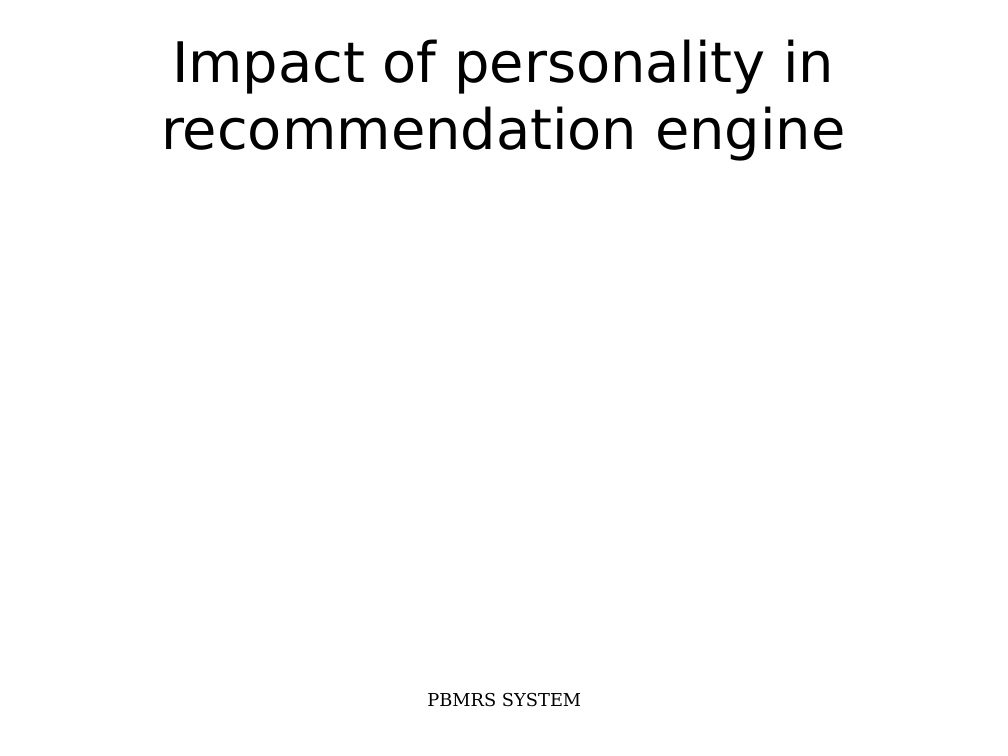
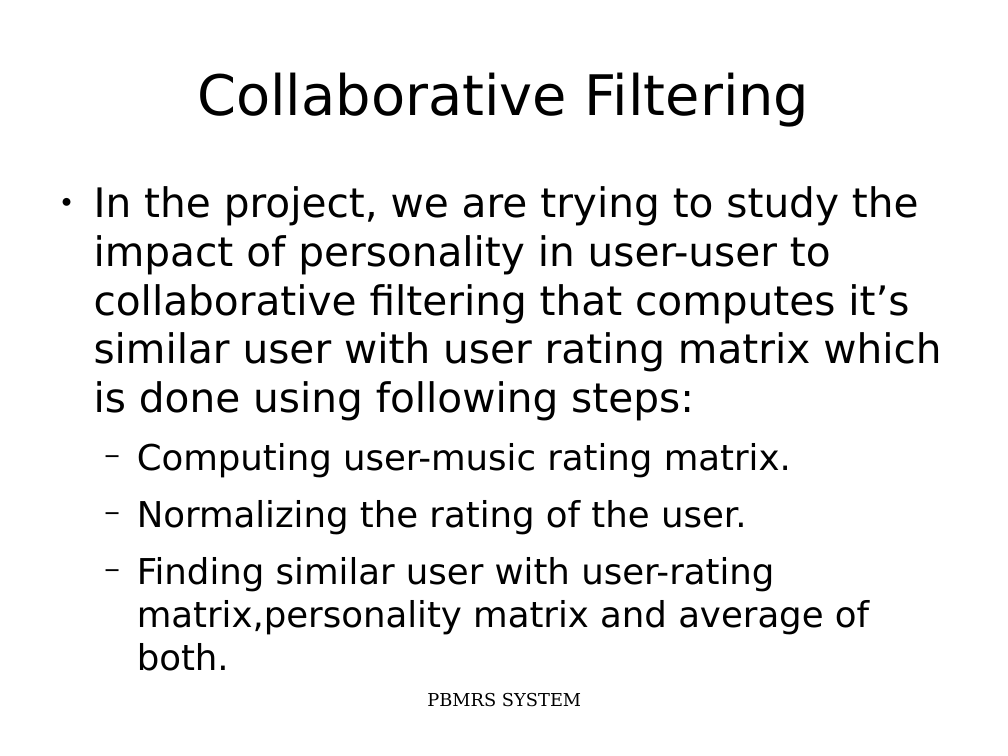
Before and after one commit to nbnbhattarai/ReportCollection, a slide deck: slide 8 of major_project_report/majorProjectSlides.odp (slide 9 before the commit). Drawn at 1008x756 pixels with LibreOffice and Linux fonts; fonts in the diff are those of the drawing. Boxes give left, top, right and bottom in pixels: in the first picture for what was removed or moved away, otherwise in the second. Text is boxed around its words. In the diff, an @@ line names an element or a change of style, - is before the commit and + after.

```diff
--- a/major_project_report/majorProjectSlides.odp
+++ b/major_project_report/majorProjectSlides.odp
@@ title at (197,72,810,127): text changed @@
-Impact of personality in recommendation engine
+Collaborative Filtering
@@ text added at (94,186,941,635), 32 pt, text #000000 @@
+● In the project, we are trying to study the impact of personality in user-user to collaborative filtering that computes it’s similar user with user rating matrix which is done using following steps:
+  − Computing user-music rating matrix.
+  − Normalizing the rating of the user.
+  − Finding similar user with user-rating matrix,personality matrix and average of both.
```
Also in this commit, not shown: 5 other slides changed, 2 slides added, 1 slide removed, 1 other file.
